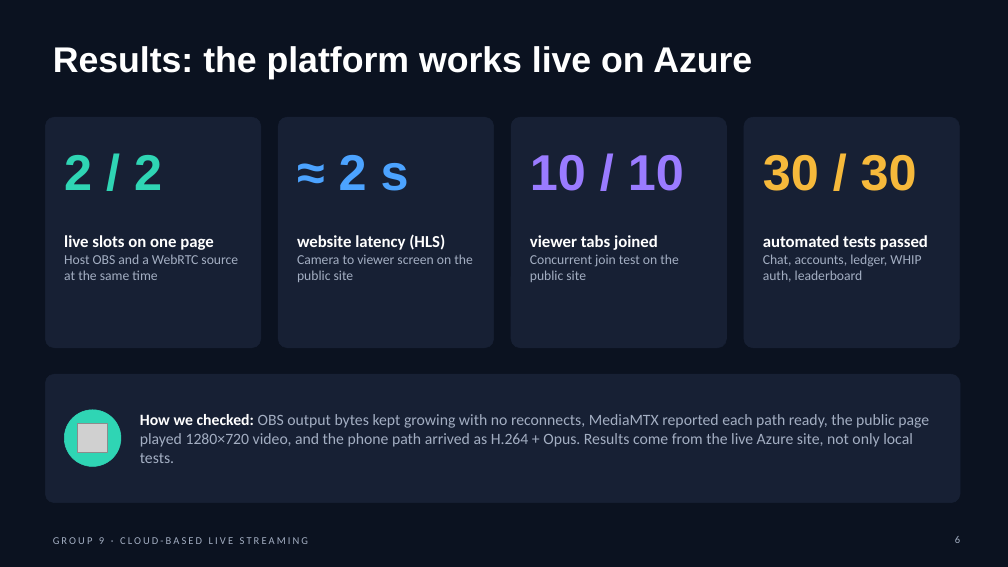
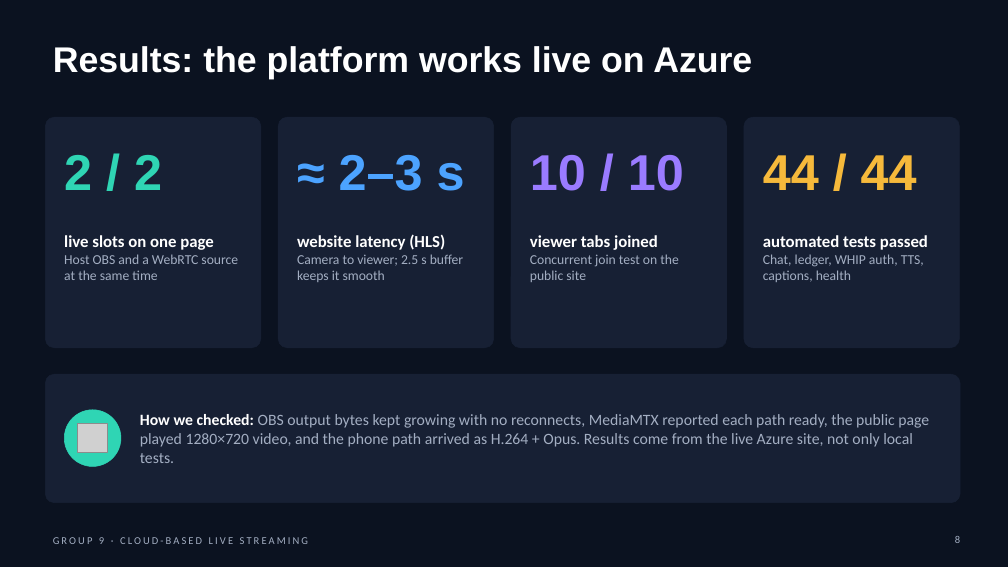
Before and after one commit to yycc0112299/live_streaming, a slide deck: slide 8 of docs/final-report/Group 9.pptx (slide 6 before the commit). Drawn at 1008x567 pixels with LibreOffice and Linux fonts; fonts in the diff are those of the drawing; grey boxes stand for pictures. Boxes give left, top, right and bottom in pixels: in the first picture for what was removed or moved away, otherwise in the second. Text is boxed around its words. In the diff, an @@ line names an element or a change of style, - is before the commit and + after.

```diff
--- a/docs/final-report/Group 9.pptx
+++ b/docs/final-report/Group 9.pptx
@@ text at [339,155,465,191]: text changed @@
-≈ 2 s
+≈ 2–3 s
@@ text at [763,155,917,190]: text changed @@
-30 / 30
+44 / 44
@@ text at [297,254,463,282]: text changed @@
-Camera to viewer screen on the public site
+Camera to viewer; 2.5 s buffer keeps it smooth
@@ text at [763,254,924,282]: text changed @@
-Chat, accounts, ledger, WHIP auth, leaderboard
+Chat, ledger, WHIP auth, TTS, captions, health
```
Also in this commit, not shown: 2 other slides changed, 3 slides added, 5 other files.
